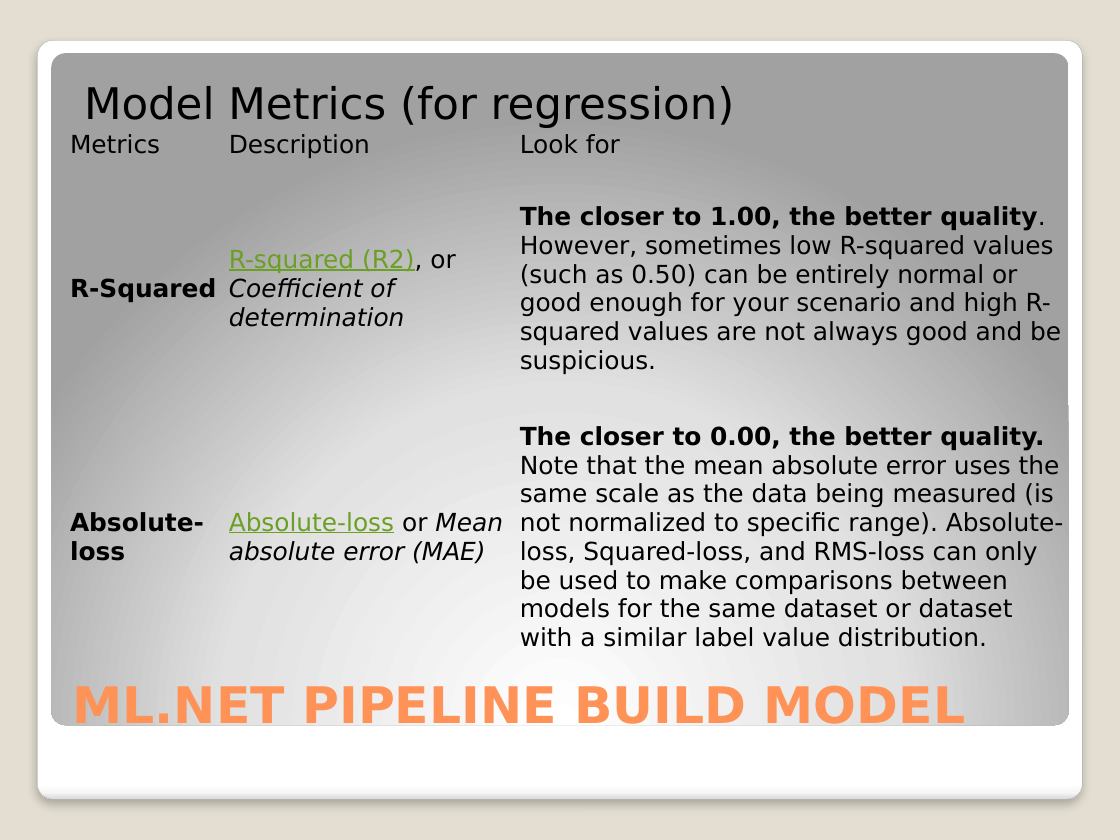
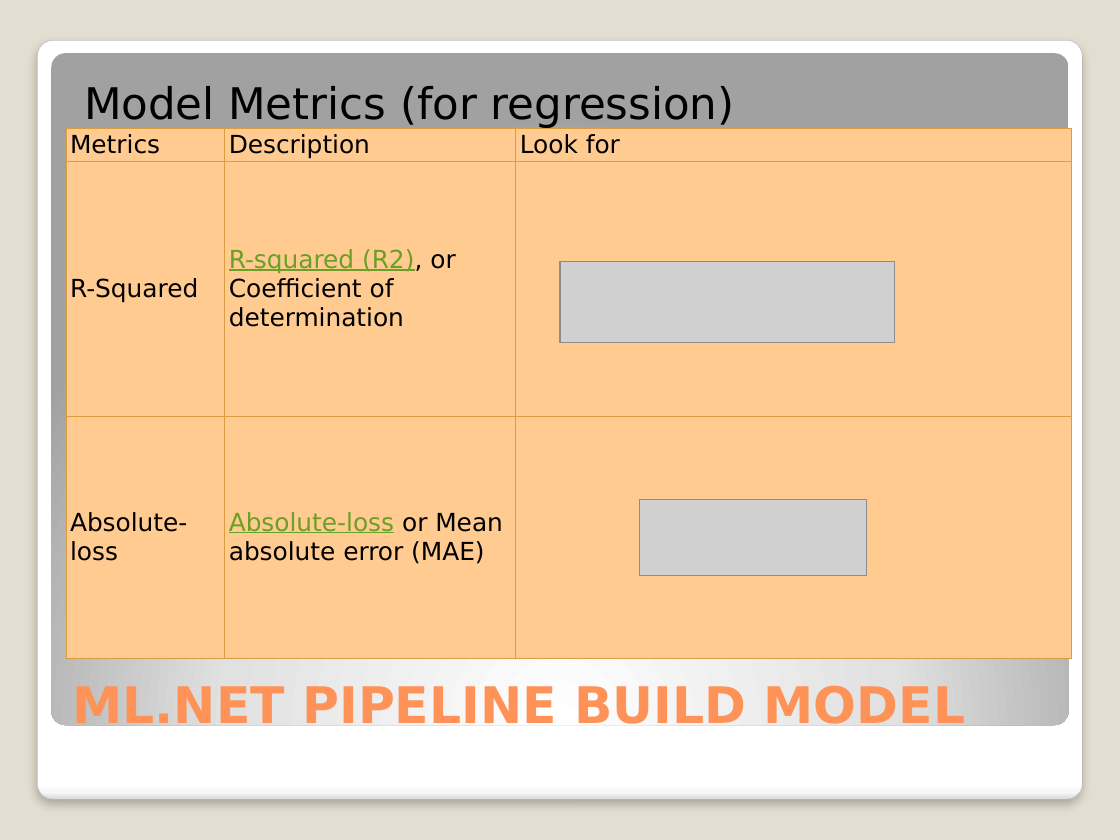
Before and after one commit to djkormo/mlnet-cli, a slide deck: slide 23 of presentation/Machine learning in Azure without Python.pptx (slide 22 before the commit). Drawn at 1120x840 pixels with LibreOffice and Linux fonts; fonts in the diff are those of the drawing; grey boxes stand for pictures. Boxes give left, top, right and bottom in pixels: in the first picture for what was removed or moved away, otherwise in the second. Text is boxed around its words. In the diff, an @@ line names an element or a change of style, - is before the commit and + after.

```diff
--- a/presentation/Machine learning in Azure without Python.pptx
+++ b/presentation/Machine learning in Azure without Python.pptx
@@ table at (x1=66, y1=129, x2=1072, y2=660) @@
-row 2, column 3: The closer to 1.00, the better quality. However, sometimes low R-squared values (such as 0.50) can be entirely normal or good enough for your scenario and high R-squared values are not always good and be suspicious.
+row 2, column 3: 
-row 3, column 3: The closer to 0.00, the better quality. Note that the mean absolute error uses the same scale as the data being measured (is not normalized to specific range). Absolute-loss, Squared-loss, and RMS-loss can only be used to make comparisons between models for the same dataset or dataset with a similar label value distribution.
+row 3, column 3: 
@@ bold off in "R-Squared", "Absolute-loss" @@
@@ italic off in "Coefficient of determination", "Mean absolute error (MAE)" @@
@@ borders changed @@
@@ picture added at (x1=560, y1=261, x2=895, y2=343) @@
@@ picture added at (x1=640, y1=500, x2=867, y2=576) @@
```
Also in this commit, not shown: 2 other slides changed, 2 slides added.
